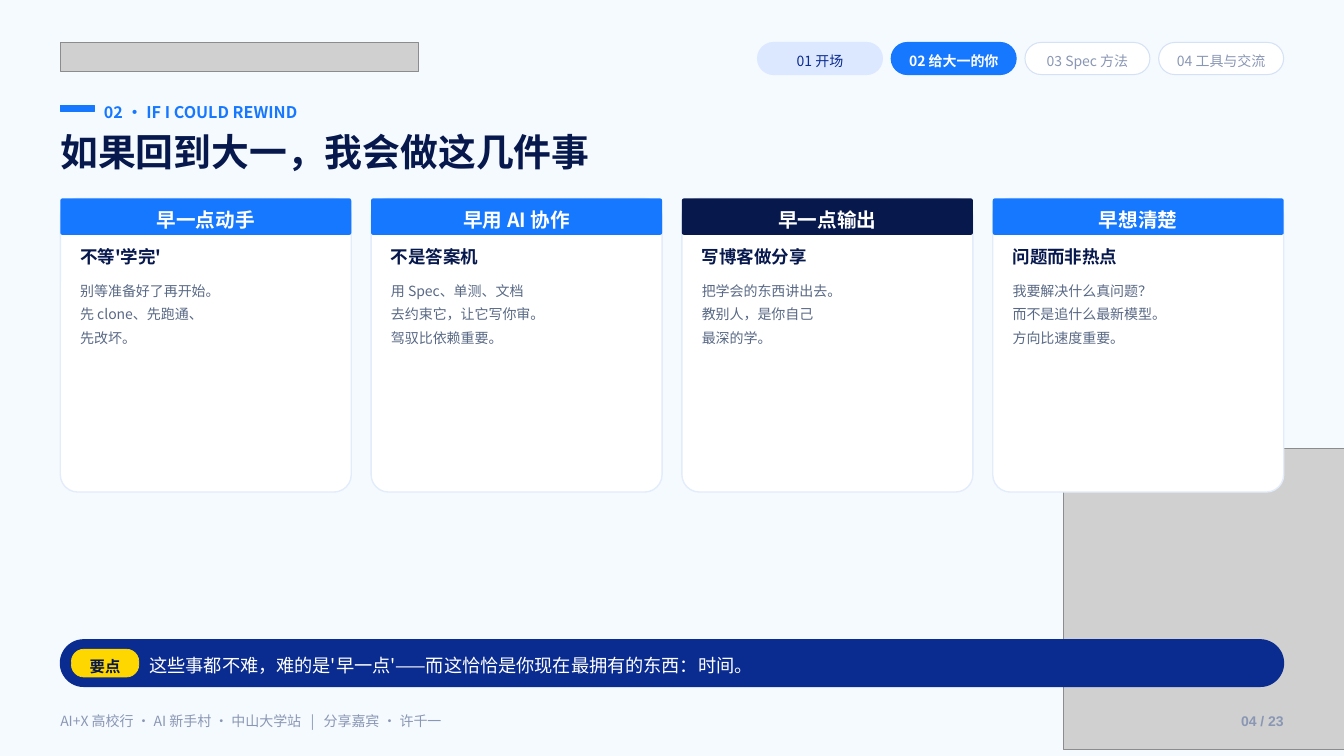
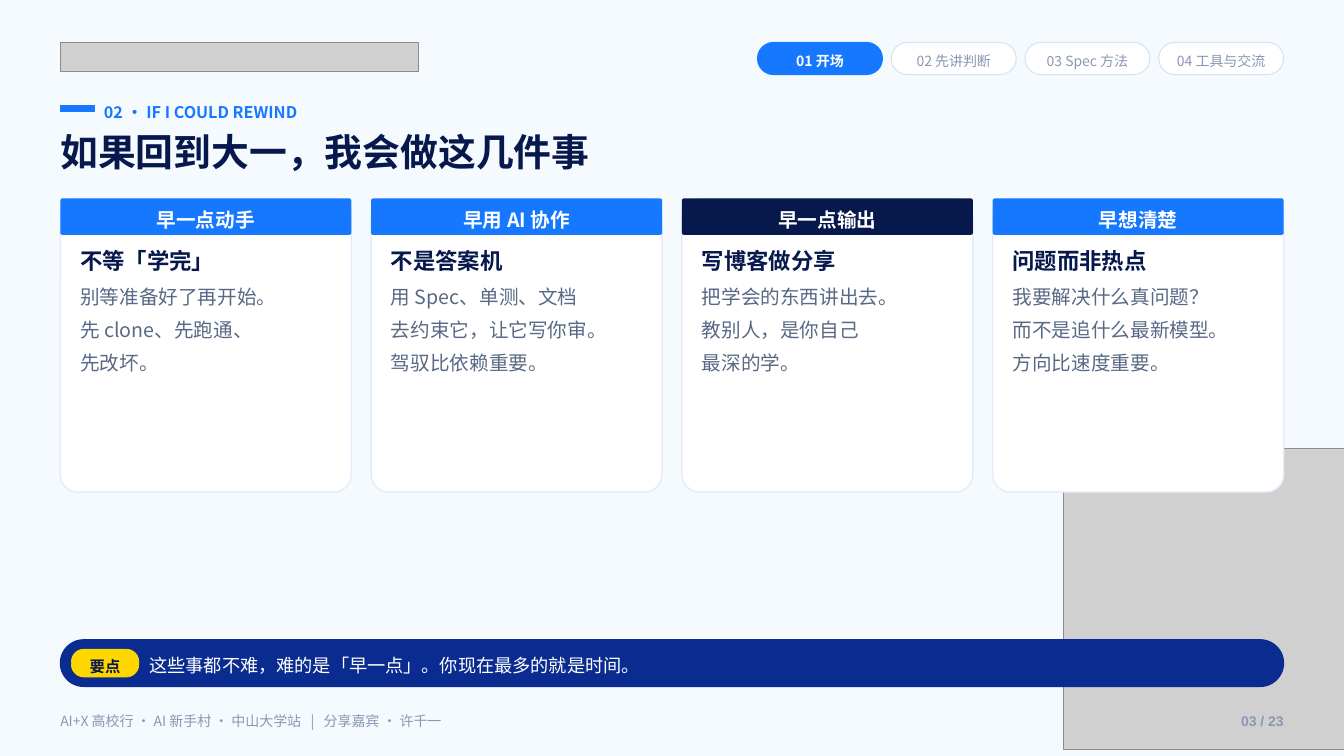
Before and after one commit to Frocir/aix-talk, a slide deck: slide 3 of aix-talk-26pages.pptx (slide 4 before the commit). Drawn at 1344x756 pixels with LibreOffice and Linux fonts; fonts in the diff are those of the drawing; grey boxes stand for pictures. Boxes give left, top, right and bottom in pixels: in the first picture for what was removed or moved away, otherwise in the second. Text is boxed around its words. In the diff, an @@ line names an element or a change of style, - is before the commit and + after.

```diff
--- a/aix-talk-26pages.pptx
+++ b/aix-talk-26pages.pptx
@@ text "01 开场" at (796,54,844,68): text colour #0A2B8F to #FFFFFF, bold on @@
@@ rounded rectangle at (758,42,883,75): fill #DCE8FF to #1677FF; outline #DCE8FF 0.75 pt to #1677FF 0.75 pt @@
@@ rounded rectangle at (891,42,1016,75): fill #1677FF to #FFFFFF; outline #1677FF 0.75 pt to #D5E1F5 0.75 pt @@
@@ text at (917,54,991,67): text changed; text colour #FFFFFF to #8A97B4; bold off @@
-02 给大一的你
+02 先讲判断
@@ text at (80,250,214,271): text changed; size 12.5 to 16 pt @@
-不等'学完'
+不等「学完」
@@ size 12.5 to 16 pt in 3 elements at (391,250,503,271), (702,249,836,271), (1013,250,1147,271) @@
@@ size 10 to 14 pt in 4 elements at (80,287,276,372), (391,287,607,372), (702,287,898,372), (1013,287,1229,372) @@
@@ text at (150,656,640,674): text changed @@
-这些事都不难，难的是'早一点'——而这恰恰是你现在最拥有的东西：时间。
+这些事都不难，难的是「早一点」。你现在最多的就是时间。
@@ text at (1241,716,1284,726): text changed @@
-04 / 23
+03 / 23
```
Also in this commit, not shown: 20 other slides changed, 1 other file.
